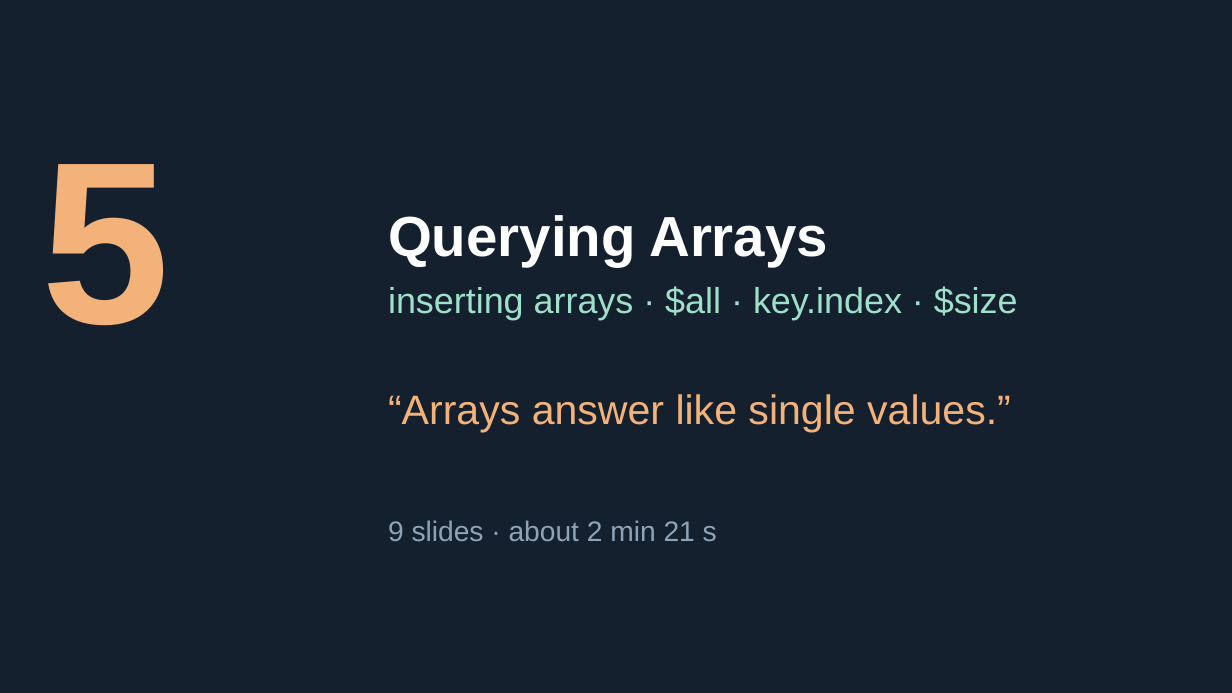
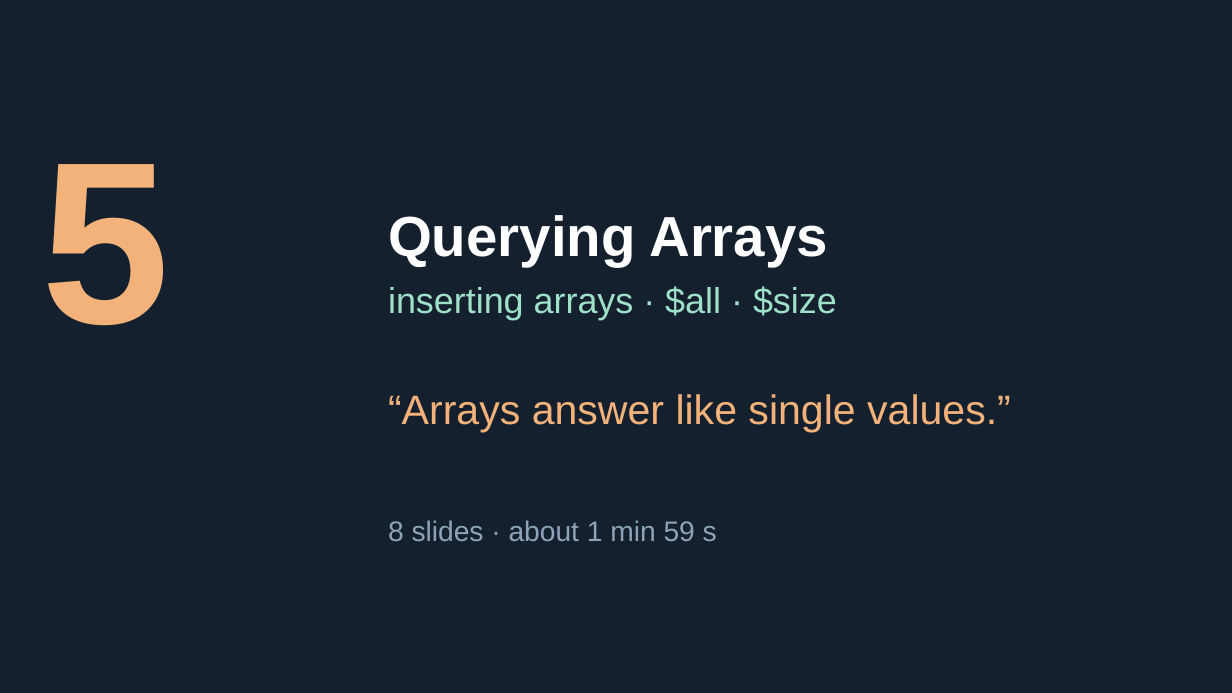
Before and after one commit to Tiredicey/ADBS, a slide deck: slide 56 of 02_GROUP_DECK/ADBS_GROUP_DECK.pptx (slide 57 before the commit). Drawn at 1232x693 pixels with LibreOffice and Linux fonts; fonts in the diff are those of the drawing. Boxes give left, top, right and bottom in pixels: in the first picture for what was removed or moved away, otherwise in the second. Text is boxed around its words. In the diff, an @@ line names an element or a change of style, - is before the commit and + after.

```diff
--- a/02_GROUP_DECK/ADBS_GROUP_DECK.pptx
+++ b/02_GROUP_DECK/ADBS_GROUP_DECK.pptx
@@ text at (388,286,837,320): text changed @@
-inserting arrays · $all · key.index · $size
+inserting arrays · $all · $size
@@ text at (388,520,717,541): text changed @@
-9 slides · about 2 min 21 s
+8 slides · about 1 min 59 s
```
Also in this commit, not shown: 31 other slides changed, 3 slides removed, 5 other files.
